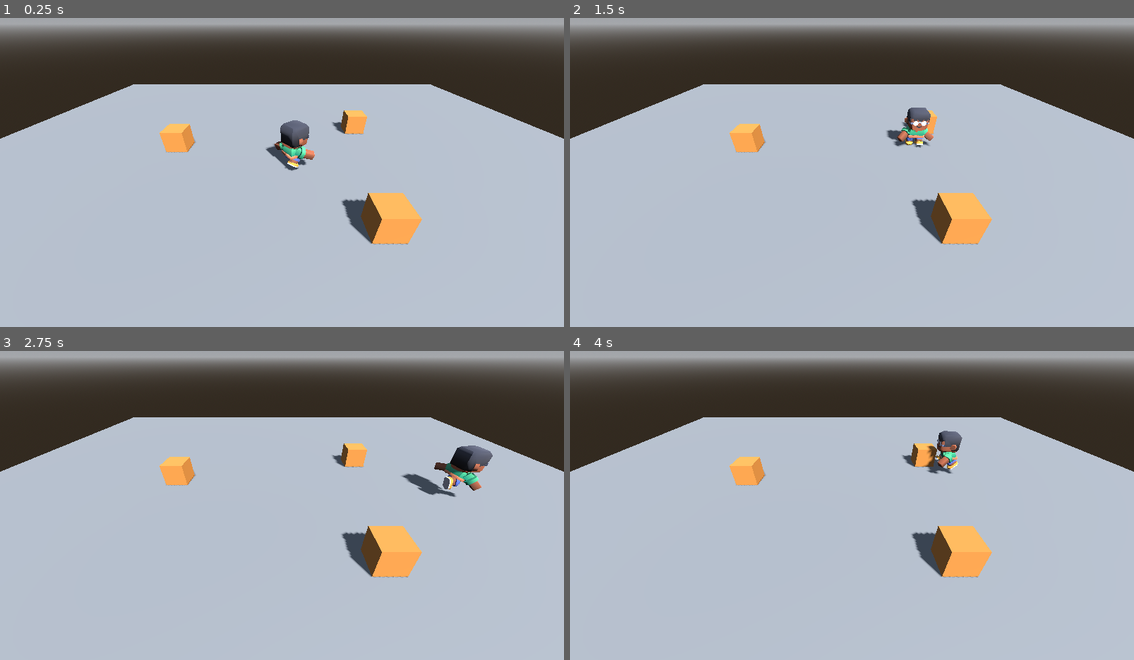
Above: before the commit, frames 1-4 (two rows, left to right).
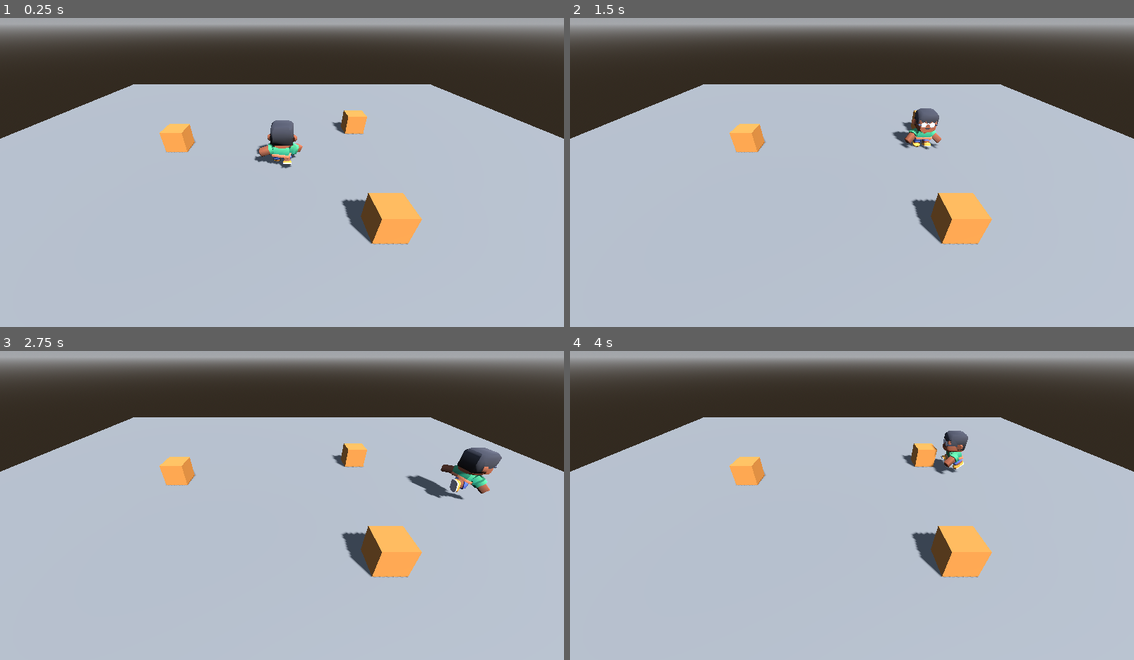
Above: after the commit, the same moments.

Repository: SamuelAlzateEducate/CustomVeloz
Game: Godot game, scene res://main.tscn
Two runs of this game, one before a commit and one after it. Both use one fixed random seed, a clock stepped at 60 frames per second and the inputs below.
Inputs:
- Up to frame 1 (0.25 s): no input
- Up to frame 2 (1.5 s): hold D (move_right) 0.53-1.28 s; hold Shift (correr) 0.53-1.28 s; hold S (move_down) from 1.28 s (still down); tap Shift (correr) at 1.35 s
- Up to frame 3 (2.75 s): release S (move_down) at 2.03 s; hold D (move_right) from 2.03 s (still down); hold Shift (correr) from 2.03 s (still down)
- Up to frame 4 (4 s): release D (move_right) at 2.78 s; release Shift (correr) at 2.78 s; hold W (move_up) 2.78-3.53 s; tap Shift (correr) at 2.85 s; hold A (move_left) from 3.53 s (still down); hold Shift (correr) from 3.53 s (still down)

The runs differ from the first frame. In frame 1, 1.0% of the frame differs, in the area x 45-56%, y 33-50%; in frame 2, 0.7%; in frame 3, 1.0%; in frame 4, 0.6%.

Commit message:
T7 N2 Arranque y frenado

Diff:
--- a/main.tscn
+++ b/main.tscn
@@ -85,7 +85,7 @@
 [node name="Personaje" type="CharacterBody3D" parent="." unique_id=1227001545 node_paths=PackedStringArray("camara")]
 script = ExtResource("1_pj")
 camara = NodePath("../Camera3D")
-prueba = 6
+prueba = 2
 
 [node name="CollisionShape3D" type="CollisionShape3D" parent="Personaje" unique_id=869165660]
 transform = Transform3D(1, 0, 0, 0, 1, 0, 0, 0, 1, 0, 0.875, 0)
--- a/personaje.gd
+++ b/personaje.gd
@@ -3,12 +3,15 @@
 @export var camara: Camera3D
 @export var speed_caminar = 3.0
 @export var speed_correr = 6.0
+@export var tiempo_arranque = 0.25
 @onready var anim = $Modelo/AnimationPlayer
 
 # Enchufes: otros scripts (las acciones del juego) cambian estas tres variables.
 var multiplicador = 1.0     # 1 = rapidez normal, 0.5 = la mitad, 0 = quieto
 var empuje = Vector3.ZERO   # velocidad extra en m/s (dash, retroceso)
 var accion = ""             # animación de la acción; "" = ninguna
+
+var rapidez_actual = 0.0
 
 
 func _ready():
@@ -26,18 +29,20 @@
 	var direction = entrada.rotated(Vector3.UP, giro_cam).normalized()
 
 	var corre = Input.is_action_pressed("correr")
-	var speed = speed_correr if corre else speed_caminar
+	var speed_meta = (speed_correr if corre else speed_caminar) if direction.length() > 0 else 0.0
+	var paso = (speed_correr / tiempo_arranque) * delta
+	rapidez_actual = move_toward(rapidez_actual, speed_meta, paso)
 
-	velocity.x = direction.x * speed * multiplicador + empuje.x
-	velocity.z = direction.z * speed * multiplicador + empuje.z
+	velocity.x = direction.x * rapidez_actual * multiplicador + empuje.x
+	velocity.z = direction.z * rapidez_actual * multiplicador + empuje.z
 
 	if direction.length() > 0:
 		basis = Basis.looking_at(direction)
 	if accion != "":
 		anim.play(accion)
-	elif direction.length() > 0 and corre:
+	elif rapidez_actual > 0.1 and corre:
 		anim.play("sprint")
-	elif direction.length() > 0:
+	elif rapidez_actual > 0.1:
 		anim.play("walk")
 	else:
 		anim.play("idle")
